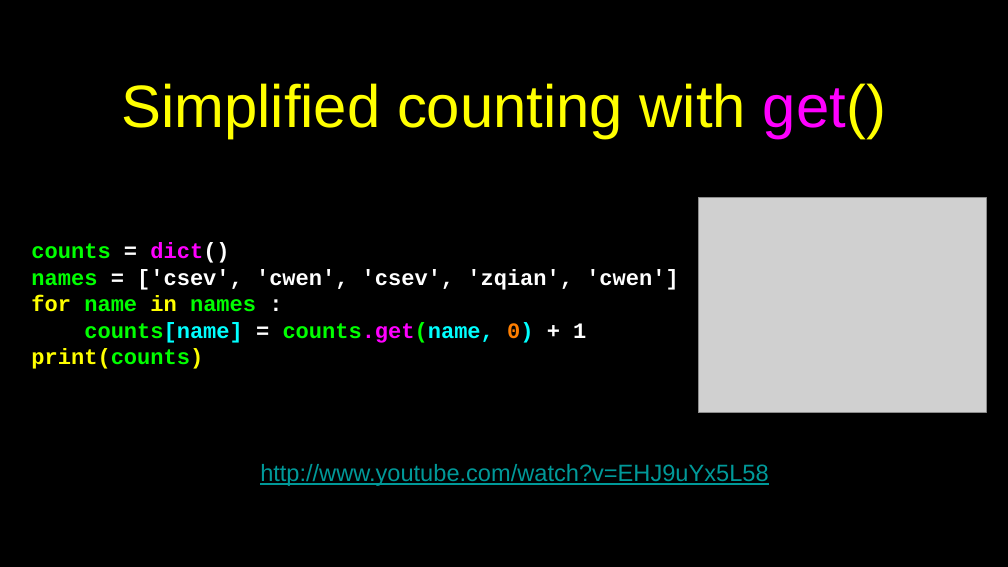
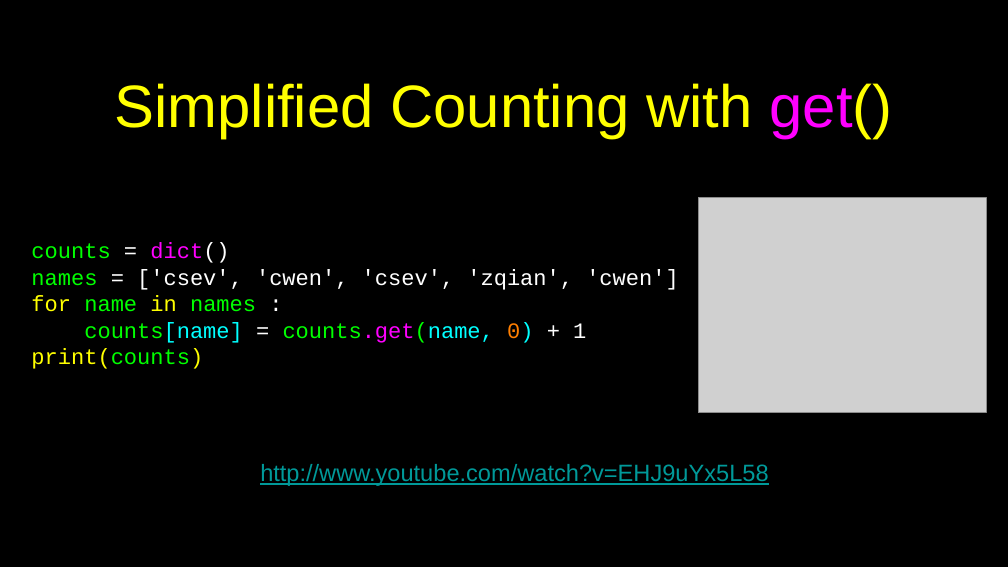
Before and after one commit to csev/py4e, a slide deck: slide 19 of lectures3/Pythonlearn-09-Dictionaries.pptx (slide 20 before the commit). Drawn at 1008x567 pixels with LibreOffice and Linux fonts; fonts in the diff are those of the drawing; grey boxes stand for pictures. Boxes give left, top, right and bottom in pixels: in the first picture for what was removed or moved away, otherwise in the second. Text is boxed around its words. In the diff, an @@ line names an element or a change of style, - is before the commit and + after.

```diff
--- a/lectures3/Pythonlearn-09-Dictionaries.pptx
+++ b/lectures3/Pythonlearn-09-Dictionaries.pptx
@@ title at bbox=[115, 83, 893, 138]: text changed @@
-Simplified counting with get()
+Simplified Counting with get()
@@ text "counts = dict()" at bbox=[31, 243, 678, 369]: bold off @@
```
Also in this commit, not shown: 22 other slides changed, 1 slide removed, 1 other file.
